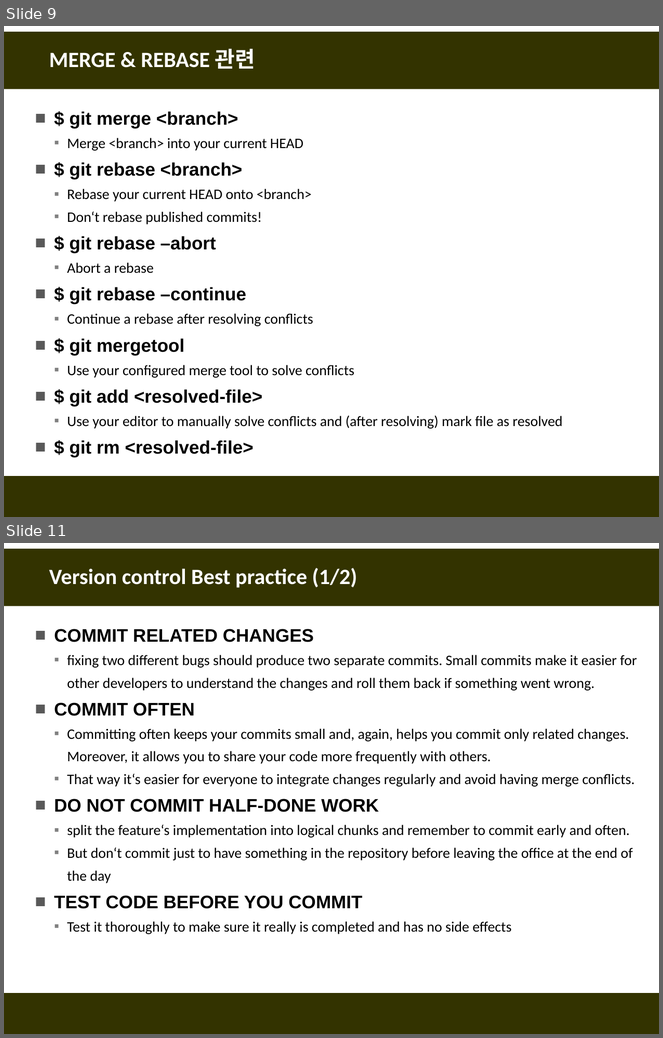
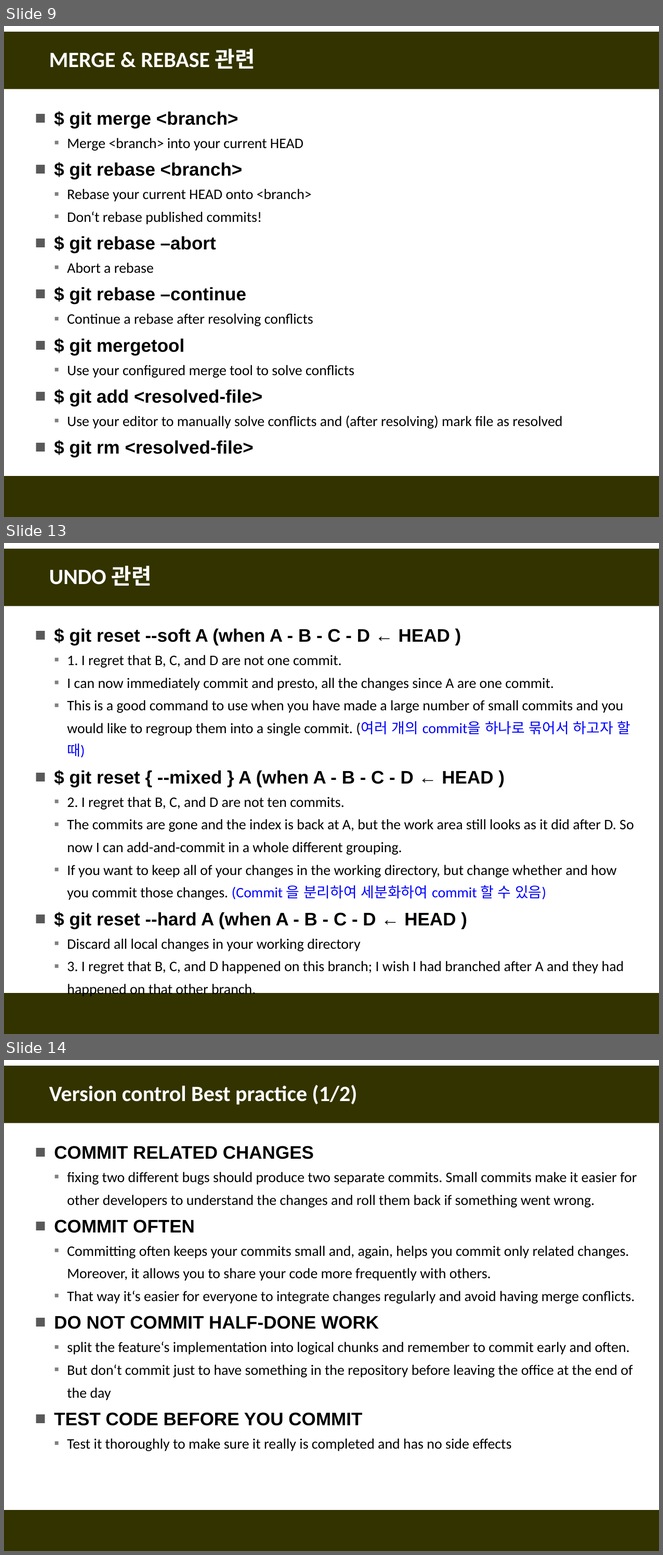
Before and after one commit to fasthill/github-lecture, a slide deck: git및github첫걸음11-명령어모음.pptx. Shown one above the other, each under a label of ours: slides 9 and 11 before the commit, slides 9, 13 and 14 after it; the slides between them are not shown. The pictures are 663x1038 and 663x1555 pixels, drawn with LibreOffice and Linux fonts; fonts in the diff are those of the drawing. Boxes give left, top, right and bottom in pixels: in the first picture for what was removed or moved away, otherwise in the second. Text is boxed around its words. In the diff, an @@ line names an element or a change of style, - is before the commit and + after.

```diff
--- a/git및github첫걸음11-명령어모음.pptx
+++ b/git및github첫걸음11-명령어모음.pptx
@@ slide 13 added at box(4, 543, 659, 1034), background #FFFFFF; not listed: 2 template elements that a slide beside it also shows @@
@@ title added at box(49, 565, 151, 586), 24 pt, text #FFFFFF, bold @@
+UNDO 관련
@@ text added at box(67, 628, 634, 974), 16 pt, text #000000 @@
+■ $ git reset --soft A (when A - B - C - D ← HEAD )
+  ▪ 1. I regret that B, C, and D are not one commit.
+  ▪ I can now immediately commit and presto, all the changes since A are one commit.
+  ▪ This is a good command to use when you have made a large number of small commits and you would like to regroup them into a single commit. (여러 개의 commit을 하나로 묶어서 하고자 할 때)
+■ $ git reset { --mixed } A (when A - B - C - D ← HEAD )
+  ▪ 2. I regret that B, C, and D are not ten commits.
+  ▪ The commits are gone and the index is back at A, but the work area still looks as it did after D. So now I can add-and-commit in a whole different grouping.
+  ▪ If you want to keep all of your changes in the working directory, but change whether and how you commit those changes. (Commit 을 분리하여 세분화하여 commit 할 수 있음)
+■ $ git reset --hard A (when A - B - C - D ← HEAD )
+  ▪ Discard all local changes in your working directory
+  ▪ 3. I regret that B, C, and D happened on this branch; I wish I had branched after A and they had happened on that other branch.
@@ what was slide 11 is now slide 14 @@
```
Also in this commit, not shown: 1 slide changed, 2 other slides added.
